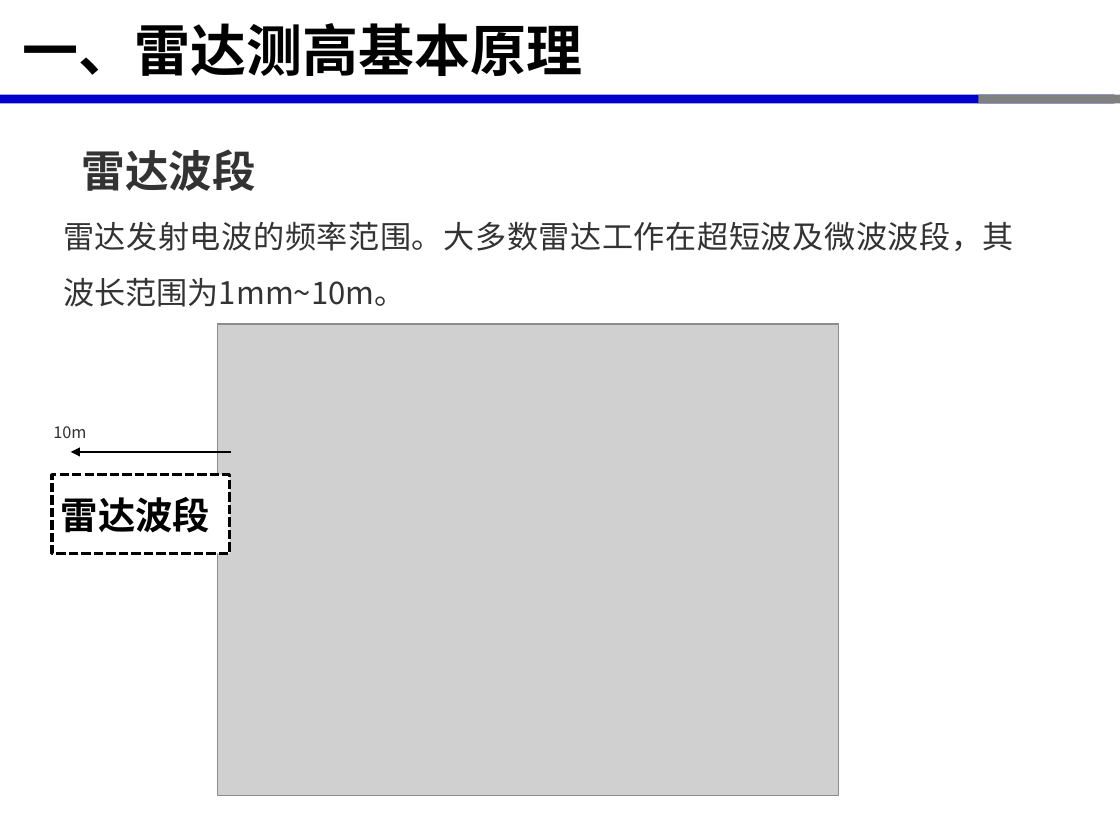
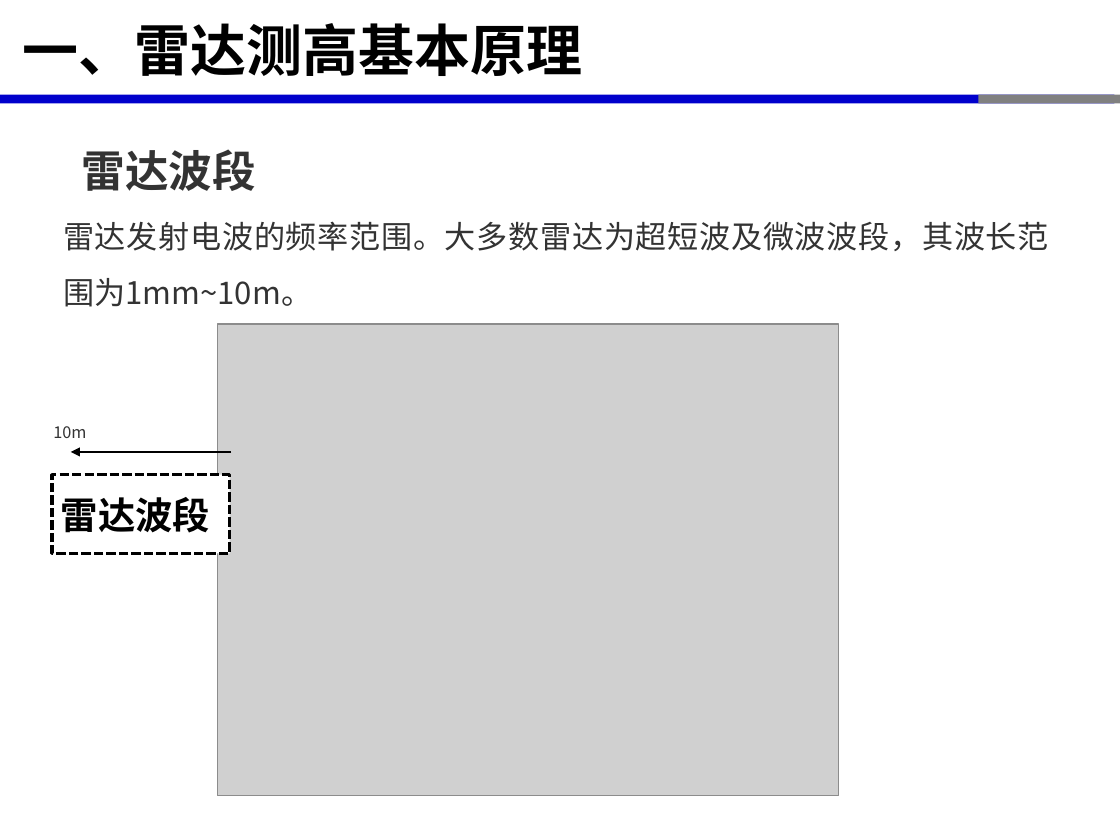
Before and after one commit to xinluo2018/satellite-altimetry-course, a slide deck: slide 5 of 第2章-星载雷达测高原理-2学时/第2章-星载雷达测高原理-2学时.pptx. Drawn at 1120x840 pixels with LibreOffice and Linux fonts; fonts in the diff are those of the drawing; grey boxes stand for pictures. Boxes give left, top, right and bottom in pixels: in the first picture for what was removed or moved away, otherwise in the second. Text is boxed around its words. In the diff, an @@ line names an element or a change of style, - is before the commit and + after.

```diff
--- a/第2章-星载雷达测高原理-2学时/第2章-星载雷达测高原理-2学时.pptx
+++ b/第2章-星载雷达测高原理-2学时/第2章-星载雷达测高原理-2学时.pptx
@@ text at (63, 221, 1049, 307): text changed @@
-雷达发射电波的频率范围。大多数雷达工作在超短波及微波波段，其波长范围为1mm~10m。
+雷达发射电波的频率范围。大多数雷达为超短波及微波波段，其波长范围为1mm~10m。
```
Also in this commit, not shown: 9 other slides changed, 9 other files.
